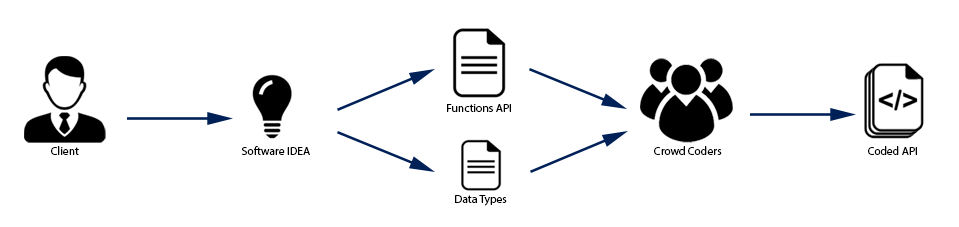
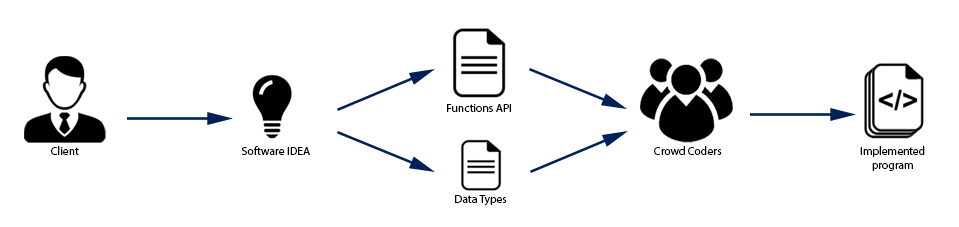
Comparing the layer stacks of the two (959, 227) images. Changes:
renamed "Coded API" to "Implemented program", painted on it over [left=860, top=146, right=925, bottom=171]
